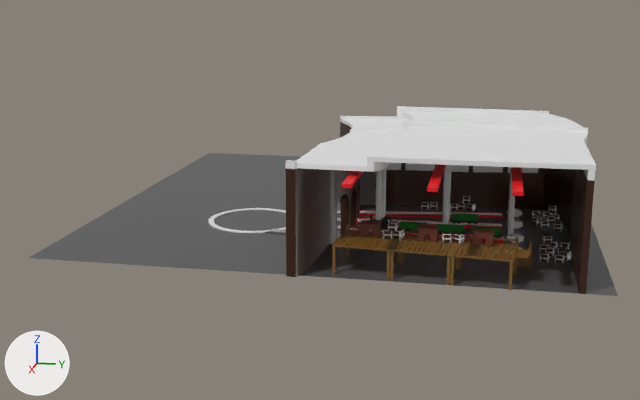
An edit to the FBX model Assets/Models/ShopSceneObjects/Stations/mainpage.fbx, drawn before and after from the same camera.
The view is the same before and after, from a 50 mm camera at (551.0, 144.0, 154.0) aimed at (-38.0, 26.0, 7.0). Arrows for +X, +Y and +Z are at lower left; the lights stay in place. Where no turn or scale is listed for an object, it has been applied to the vertices.

Before the edit, the objects in view are built like this:
```python
ob_cube_002 = bpy.data.objects.new('Cube.002', me_cube_008)
ob_cube_002.location = (0.0, 137.9, 41.7)
ob_cube_012 = bpy.data.objects.new('Cube.012', me_cube_023)
ob_cube_012.location = (89.2, 109.1, 14.8)
ob_cube_020 = bpy.data.objects.new('Cube.020', me_cube_016)
ob_cube_020.location = (-32.1, 179.7, 3.7)
ob_cube_021 = bpy.data.objects.new('Cube.021', me_cube_017)
ob_cube_021.location = (-52.9, 116.2, 3.7)
ob_cube_021.rotation_euler = (0.0, -3.142, -1.356)  # degrees (0, -180, -78)
ob_cube_021.scale = (-1.0, -1.0, -1.0)
ob_cube_023 = bpy.data.objects.new('Cube.023', me_cube_039)
ob_cube_023.location = (-26.9, 27.4, 0.6)
ob_cube_034 = bpy.data.objects.new('Cube.034', me_cube_043)
ob_cube_034.location = (41.5, 179.7, 3.7)
ob_cube_034.rotation_euler = (0.0, 3.142, 0.0)  # degrees (0, 180, 0)
ob_cube_034.scale = (-1.0, -1.0, -1.0)
ob_cube_035 = bpy.data.objects.new('Cube.035', me_cube_044)
ob_cube_035.location = (81.2, 120.1, 19.7)
ob_cube_035.rotation_euler = (0.0, 3.142, 0.0)  # degrees (0, 180, 0)
ob_cube_035.scale = (-1.0, -1.0, -1.0)
ob_cube_038 = bpy.data.objects.new('Cube.038', me_cube_045)
ob_cube_038.location = (80.0, 87.5, 19.7)
ob_cube_038.rotation_euler = (0.0, 3.142, 0.0)  # degrees (0, 180, 0)
ob_cube_038.scale = (-1.0, -1.0, -1.0)
ob_plane = bpy.data.objects.new('Plane', me_plane_001)
ob_plane.location = (0.0, 137.9, 0.6)
# also in view: 'Plane.001' at (-59.0, -35.0, 1.0); 'Cube.008' at (30.0, 119.0, 30.0); 'Cube.003' at (0.0, 78.0, 2.0)
```
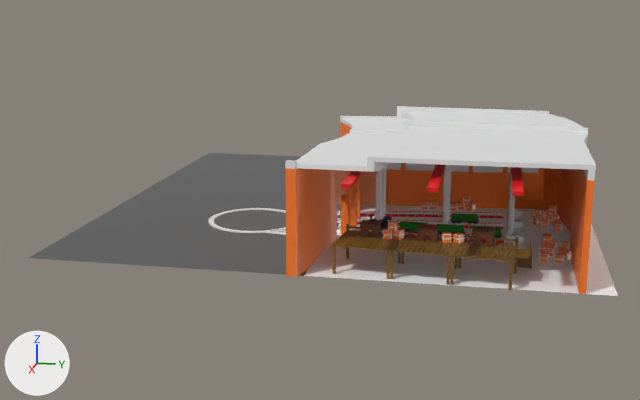
What changed in the scene script:
```text
Change mat_material_009:
    mat_material_009.base_color: (0.0946, 0.0946, 0.0946) -> (1.0, 1.0, 1.0)  # dark grey #575757 -> white #ffffff
Change mat_material_007:
    mat_material_007.base_color: (0.0397, 0.0108, 0.00273) -> (1.0, 0.198, 0.0222)  # brown #381b09 -> orange #ff7b29
```

Changed parts and their boxes [x1, y1, x2, y2] in the pictures (640 x 400 px):
'Cube.002', recoloured: [285, 119, 595, 294] in both
'Plane', recoloured: [304, 205, 618, 296] in both
'Cube.034', recoloured: [539, 234, 571, 263] in both
'Cube.020', recoloured: [531, 204, 562, 232] in both
'Cube.021', recoloured: [421, 195, 476, 211] in both
'Cube.038', recoloured: [383, 221, 405, 239] in both
'Cube.035', recoloured: [442, 232, 464, 243] in both
'Cube.023', recoloured: [265, 210, 504, 239] in both
'Cube.005', recoloured: [337, 219, 504, 229] in both
'Cube.024', recoloured: [337, 228, 360, 231] in both
